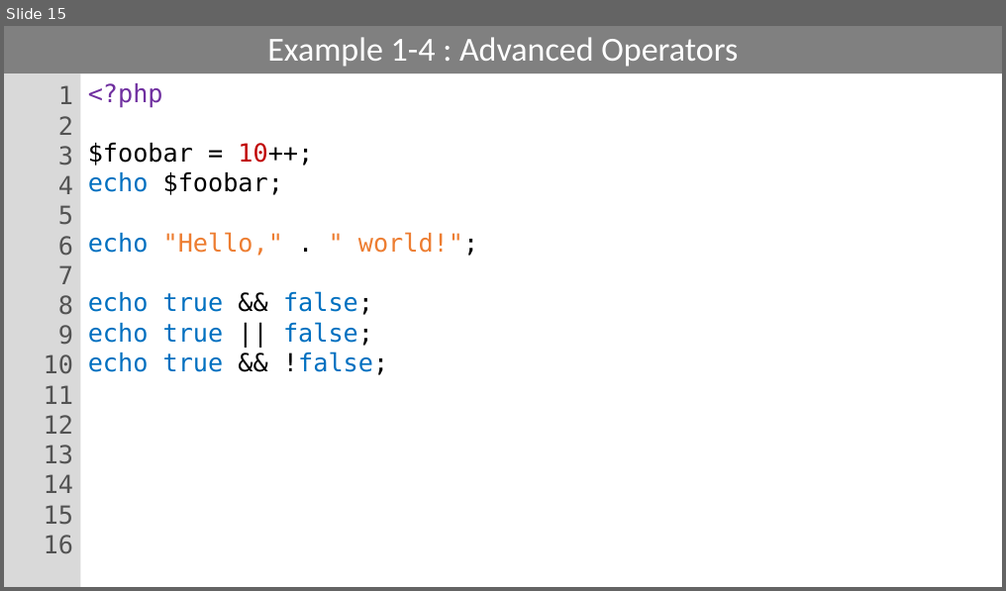
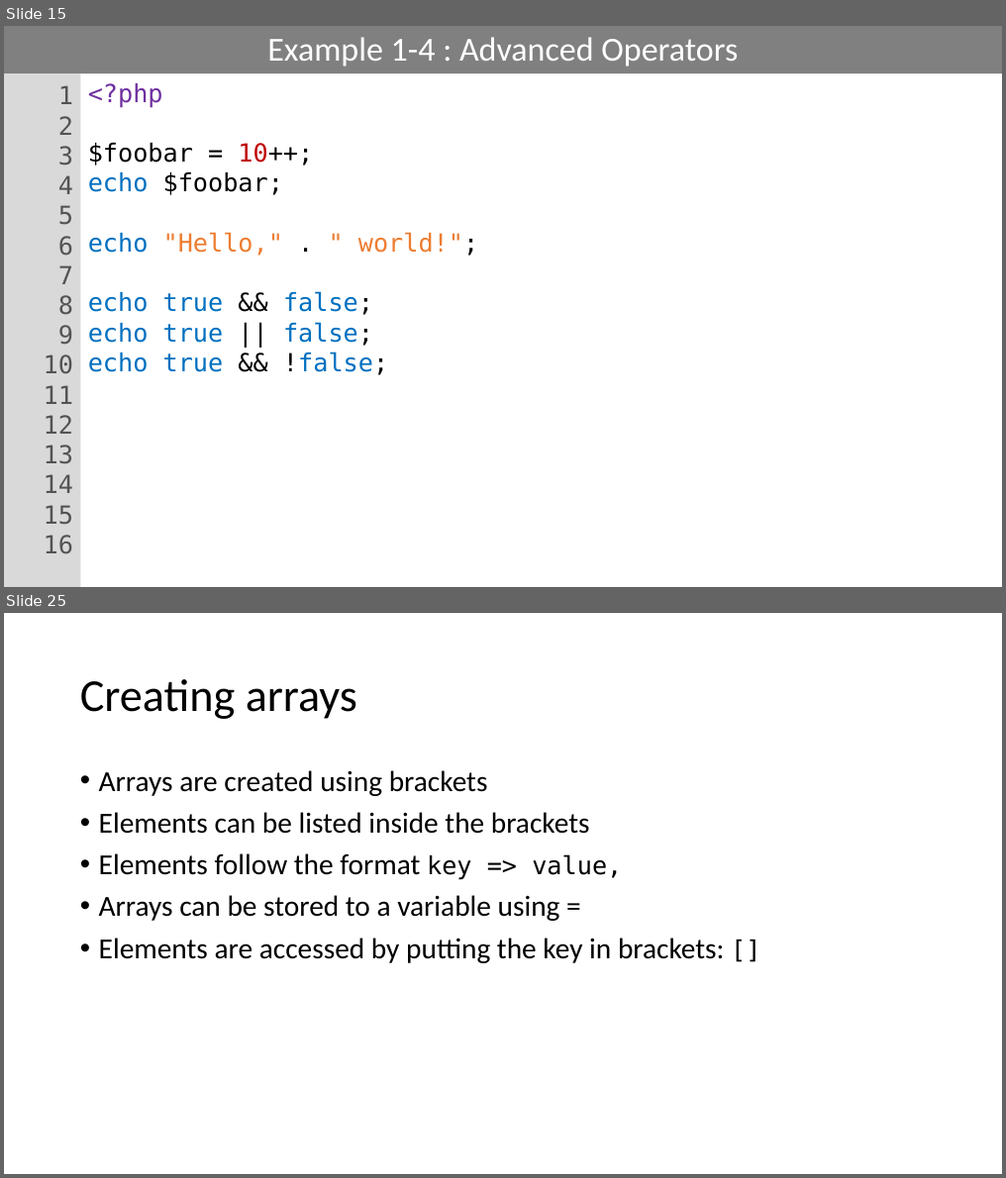
Before and after one commit to PHPEmbark/curriculum, a slide deck: course/1 - Basic Programming/Basic Programming.pptx. Shown one above the other, each under a label of ours: slide 15 before the commit, slides 15 and 25 after it; the slides between them are not shown. The pictures are 1006x591 and 1006x1178 pixels, drawn with LibreOffice and Linux fonts; fonts in the diff are those of the drawing. Boxes give left, top, right and bottom in pixels: in the first picture for what was removed or moved away, otherwise in the second. Text is boxed around its words. In the diff, an @@ line names an element or a change of style, - is before the commit and + after.

```diff
--- a/course/1 - Basic Programming/Basic Programming.pptx
+++ b/course/1 - Basic Programming/Basic Programming.pptx
@@ slide 25 added at [4,613,1002,1174], background #FFFFFF @@
@@ title added at [80,679,357,719], 44 pt, text #000000 @@
+Creating arrays
@@ text added at [99,770,725,963], 28 pt, text #000000 @@
+• Arrays are created using brackets
+• Elements can be listed inside the brackets
+• Elements follow the format key => value,
+• Arrays can be stored to a variable using =
+• Elements are accessed by putting the key in brackets: []
```
Also in this commit, not shown: 7 slides changed, 14 other slides added.
